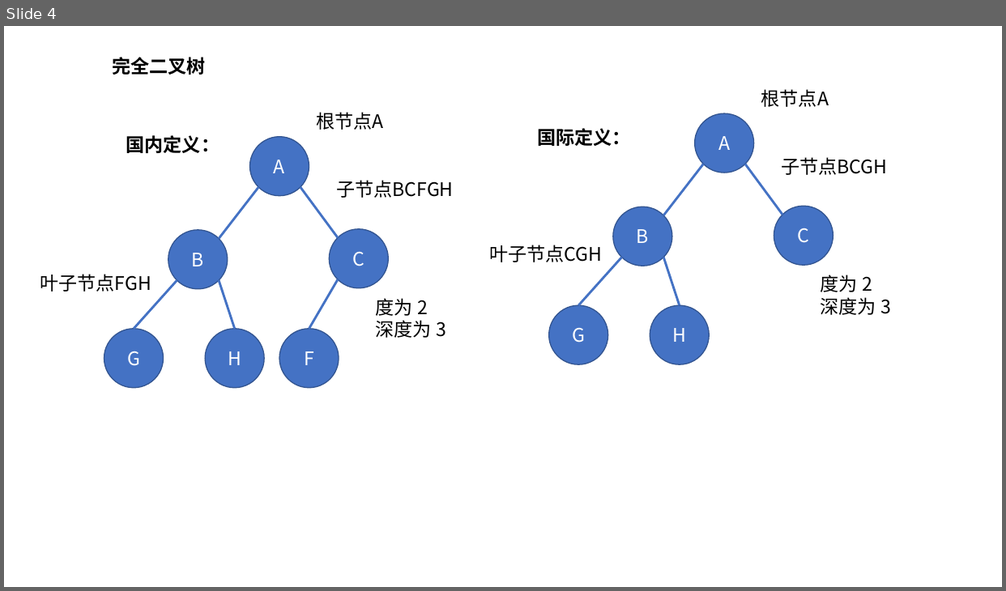
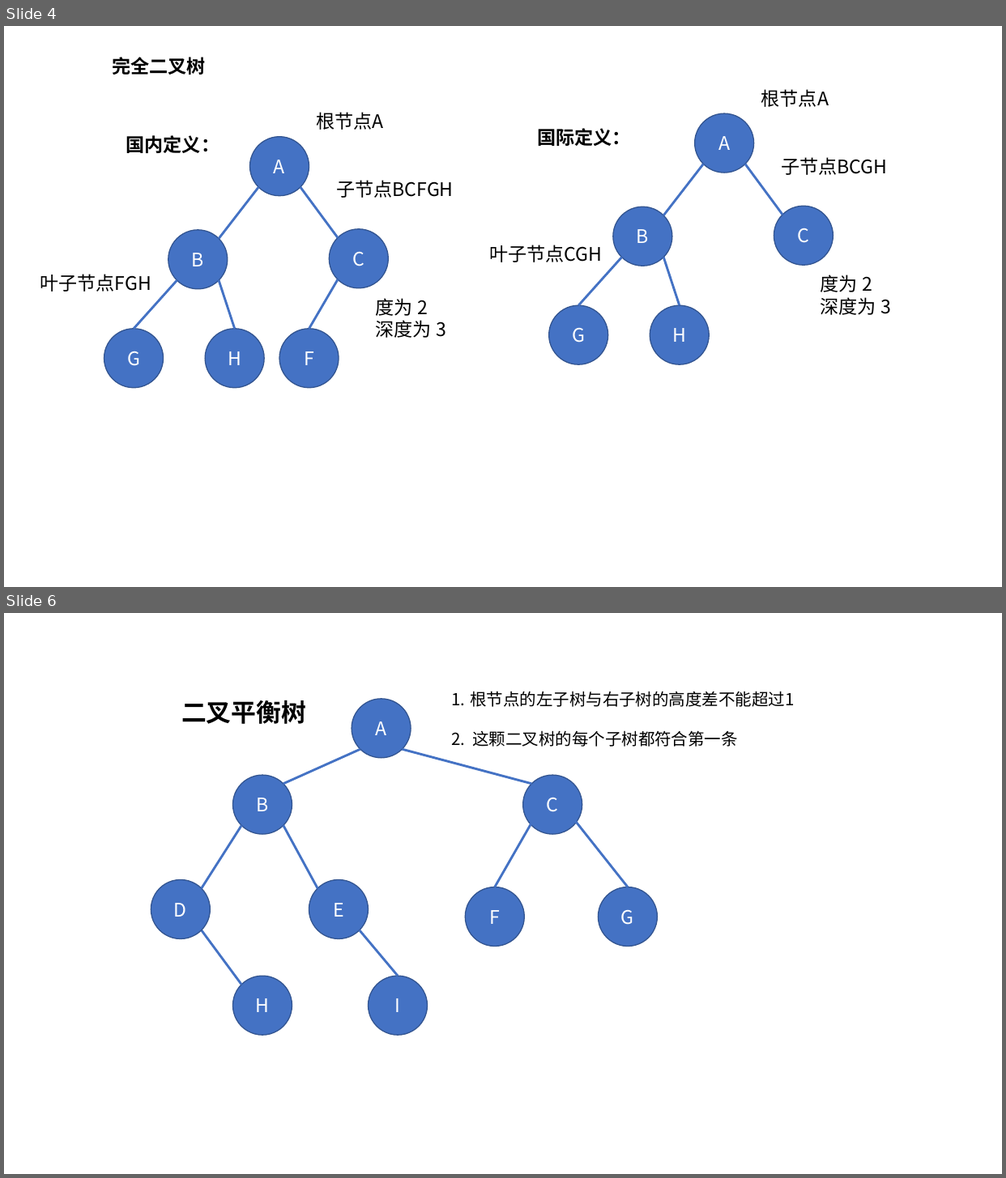
Before and after one commit to CDaLoong/AlgorithmToPractice, a slide deck: JavaScript语言/树相关/ppt/二叉树图形.pptx. Shown one above the other, each under a label of ours: slide 4 before the commit, slides 4 and 6 after it; the slides between them are not shown. The pictures are 1006x591 and 1006x1178 pixels, drawn with LibreOffice and Linux fonts; fonts in the diff are those of the drawing. Boxes give left, top, right and bottom in pixels: in the first picture for what was removed or moved away, otherwise in the second. Text is boxed around its words. In the diff, an @@ line names an element or a change of style, - is before the commit and + after.

```diff
--- a/JavaScript语言/树相关/ppt/二叉树图形.pptx
+++ b/JavaScript语言/树相关/ppt/二叉树图形.pptx
@@ slide 6 added at (4,613,1002,1174), background #FFFFFF @@
@@ text added at (181,700,306,724), 24 pt, text #000000, bold @@
+二叉平衡树
@@ ellipse added at (351,699,411,758), fill #4472C4, outline #325491 1 pt, 18 pt, text #FFFFFF @@
+A
@@ text added at (451,691,795,747), 16 pt, text #000000 @@
+1. 根节点的左子树与右子树的高度差不能超过1
+2. 这颗二叉树的每个子树都符合第一条
@@ line added from (360, 749) to (283, 784), #4472C4 2.25 pt @@
@@ line added from (403, 749) to (532, 784), #4472C4 2.25 pt @@
@@ ellipse added at (233,776,292,835), fill #4472C4, outline #325491 1 pt, 18 pt, text #FFFFFF @@
+B
@@ ellipse added at (522,776,582,835), fill #4472C4, outline #325491 1 pt, 18 pt, text #FFFFFF @@
+C
@@ line added from (241, 825) to (202, 888), #4472C4 2.25 pt @@
@@ line added from (283, 825) to (317, 888), #4472C4 2.25 pt @@
@@ line added from (533, 820) to (495, 887), #4472C4 2.25 pt @@
@@ line added from (575, 820) to (628, 887), #4472C4 2.25 pt @@
@@ ellipse added at (151,880,210,939), fill #4472C4, outline #325491 1 pt, 18 pt, text #FFFFFF @@
+D
@@ ellipse added at (309,880,368,939), fill #4472C4, outline #325491 1 pt, 18 pt, text #FFFFFF @@
+E
@@ ellipse added at (465,887,524,946), fill #4472C4, outline #325491 1 pt, 18 pt, text #FFFFFF @@
+F
@@ ellipse added at (599,887,658,946), fill #4472C4, outline #325491 1 pt, 18 pt, text #FFFFFF @@
+G
@@ line added from (202, 931) to (241, 985), #4472C4 2.25 pt @@
@@ line added from (360, 931) to (398, 976), #4472C4 2.25 pt @@
@@ ellipse added at (233,976,292,1035), fill #4472C4, outline #325491 1 pt, 18 pt, text #FFFFFF @@
+H
@@ ellipse added at (368,976,428,1035), fill #4472C4, outline #325491 1 pt, 18 pt, text #FFFFFF @@
+I
```
Also in this commit, not shown: 2 other slides added, 5 other files.
